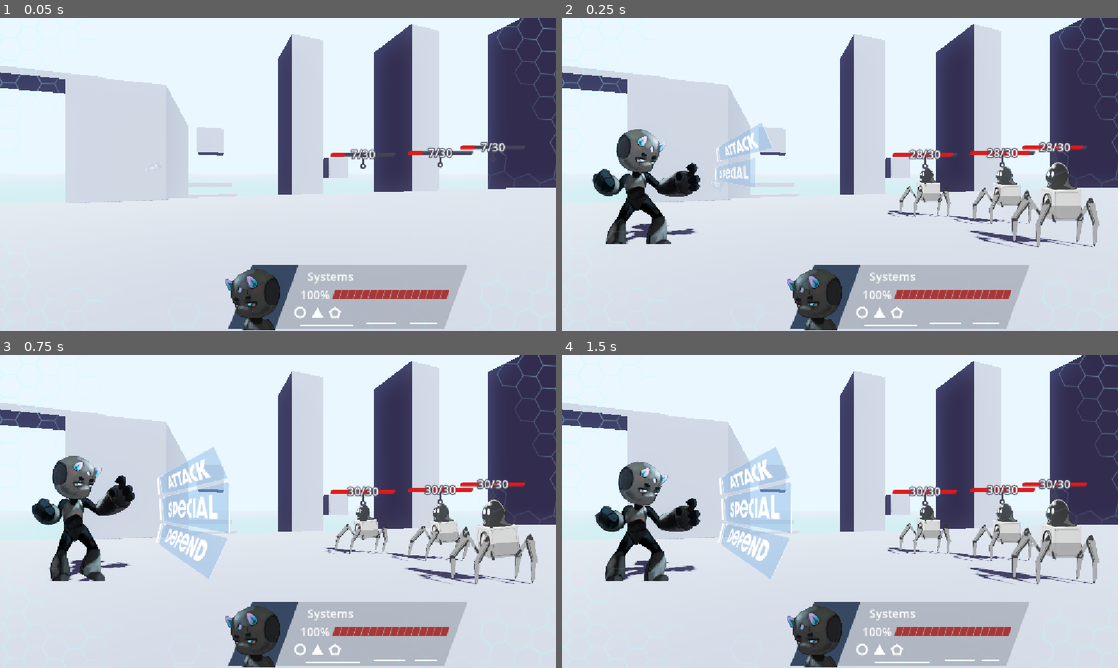
Above: before the commit, frames 1-4 (two rows, left to right).
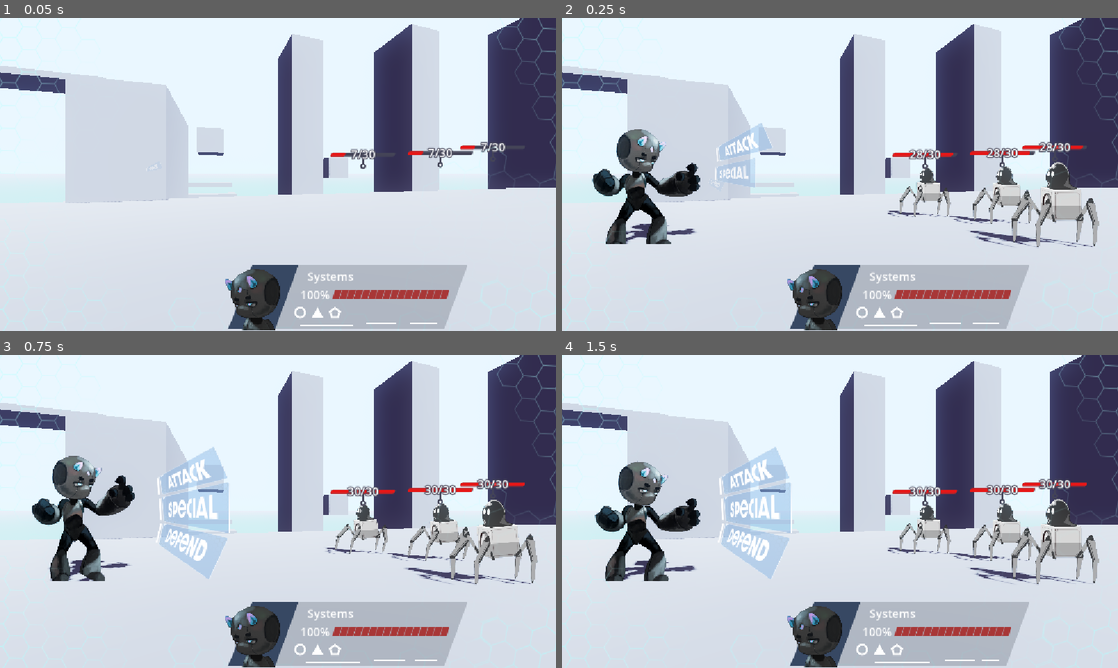
Above: after the commit, the same moments.

Repository: ProgrammerOnCoffee/operation-daemon
Game: Godot game, scene res://scenes/Test/node_2d.tscn
The game is run twice, just before and just after one commit, with the same random seed, the same clock (stepped at 60 frames per second) and the same inputs. This scene is started directly instead of the project's main scene.
Inputs (mouse positions are in pixels of both pictures, inside the frame that each line leads up to):
- Up to frame 1 (0.05 s): no input
- Up to frame 2 (0.25 s): no input
- Up to frame 3 (0.75 s): move the mouse to (400, 495) at 0.52 s; hold Right (select_right) from 0.53 s (still down); hold Space (qte_press) from 0.53 s (still down); click (400, 495) at 0.67 s
- Up to frame 4 (1.5 s): move the mouse to (728, 527) at 1.27 s; release Right (select_right) at 1.28 s; release Space (qte_press) at 1.28 s; hold Left (select_left) from 1.28 s (still down); tap Space (qte_press) at 1.35 s

Frame 1 is identical in both runs. In frame 2, 0.3% of the frame differs, in the area x 61-97%, y 46-74%; in frame 3, 0.2%; in frame 4, 0.3%.

Commit message:
Implement `Entity3D.resolution_scale` for entities with jiggle bones

Diff:
--- a/scenes/Test/Test_room.tscn
+++ b/scenes/Test/Test_room.tscn
@@ -130,8 +130,7 @@
 enemies = [NodePath("../Spider/SubViewport/SlimeSpiderBot"), NodePath("../Spider2/SubViewport/SlimeSpiderBot"), NodePath("../Spider3/SubViewport/SlimeSpiderBot")]
 
 [node name="Player" type="Sprite3D" parent="." unique_id=882970403 node_paths=PackedStringArray("entity", "vp")]
-transform = Transform3D(1, 0, 0, 0, 1, 0, 0, 0, 1, -3.5, 1.425, 0.875)
-pixel_size = 0.005
+transform = Transform3D(0.5, 0, 0, 0, 0.5, 0, 0, 0, 0.5, -3.5, 1.425, 0.875)
 billboard = 2
 alpha_cut = 2
 texture = SubResource("ViewportTexture_tyyuc")
@@ -146,61 +145,71 @@
 transparent_bg = true
 gui_snap_controls_to_pixels = false
 size = Vector2i(544, 560)
+size_2d_override = Vector2i(272, 280)
+size_2d_override_stretch = true
 
 [node name="Player" parent="Player/SubViewport" unique_id=1022515043 instance=ExtResource("2_wh42t")]
-position = Vector2(272, 512)
-scale = Vector2(2, 2)
+position = Vector2(136, 256)
 
 [node name="Spider" type="Sprite3D" parent="." unique_id=956576972 node_paths=PackedStringArray("entity", "vp")]
-transform = Transform3D(1, 0, 0, 0, 1, 0, 0, 0, 1, 3.089, 1.05, 0.278)
+transform = Transform3D(0.5, 0, 0, 0, 0.5, 0, 0, 0, 0.5, 3.089, 1.05, 0.278)
 billboard = 2
 alpha_cut = 2
 texture = SubResource("ViewportTexture_y836a")
 script = ExtResource("1_tyyuc")
 entity = NodePath("SubViewport/SlimeSpiderBot")
 vp = NodePath("SubViewport")
+resolution_scale = 2.0
 metadata/_custom_type_script = "uid://conon11okuvcy"
 
 [node name="SubViewport" type="SubViewport" parent="Spider" unique_id=377793298]
 transparent_bg = true
 gui_snap_controls_to_pixels = false
-size = Vector2i(192, 184)
+size = Vector2i(384, 368)
+size_2d_override = Vector2i(192, 184)
+size_2d_override_stretch = true
 
 [node name="SlimeSpiderBot" parent="Spider/SubViewport" unique_id=198898790 instance=ExtResource("4_y836a")]
 position = Vector2(96, 168)
 
 [node name="Spider2" type="Sprite3D" parent="." unique_id=103047974 node_paths=PackedStringArray("entity", "vp")]
-transform = Transform3D(1, 0, 0, 0, 1, 0, 0, 0, 1, 4.401557, 1.05, 1.6105945)
+transform = Transform3D(0.5, 0, 0, 0, 0.5, 0, 0, 0, 0.5, 4.401557, 1.05, 1.6105945)
 billboard = 2
 alpha_cut = 2
 texture = SubResource("ViewportTexture_wjxyj")
 script = ExtResource("1_tyyuc")
 entity = NodePath("SubViewport/SlimeSpiderBot")
 vp = NodePath("SubViewport")
+resolution_scale = 2.0
 metadata/_custom_type_script = "uid://conon11okuvcy"
 
 [node name="SubViewport" type="SubViewport" parent="Spider2" unique_id=1829644665]
 transparent_bg = true
 gui_snap_controls_to_pixels = false
-size = Vector2i(192, 184)
+size = Vector2i(384, 368)
+size_2d_override = Vector2i(192, 184)
+size_2d_override_stretch = true
 
 [node name="SlimeSpiderBot" parent="Spider2/SubViewport" unique_id=893354821 instance=ExtResource("4_y836a")]
 position = Vector2(96, 168)
 
 [node name="Spider3" type="Sprite3D" parent="." unique_id=1170152533 node_paths=PackedStringArray("entity", "vp")]
-transform = Transform3D(1, 0, 0, 0, 1, 0, 0, 0, 1, 3.5, 1.05, 3.1581638)
+transform = Transform3D(0.5, 0, 0, 0, 0.5, 0, 0, 0, 0.5, 3.5, 1.05, 3.1581638)
 billboard = 2
 alpha_cut = 2
 texture = SubResource("ViewportTexture_6nu88")
 script = ExtResource("1_tyyuc")
 entity = NodePath("SubViewport/SlimeSpiderBot")
 vp = NodePath("SubViewport")
+resolution_scale = 2.0
 metadata/_custom_type_script = "uid://conon11okuvcy"
 
 [node name="SubViewport" type="SubViewport" parent="Spider3" unique_id=1382011300]
 transparent_bg = true
 gui_snap_controls_to_pixels = false
-size = Vector2i(192, 184)
+size = Vector2i(384, 368)
+size_2d_override = Vector2i(192, 184)
+size_2d_override_stretch = true
 
 [node name="SlimeSpiderBot" parent="Spider3/SubViewport" unique_id=2096279511 instance=ExtResource("4_y836a")]
 position = Vector2(96, 168)
--- a/scripts/entity_3d.gd
+++ b/scripts/entity_3d.gd
@@ -42,6 +42,7 @@
 		vp = SubViewport.new()
 		vp.name = &"SubViewport"
 		vp.transparent_bg = true
+		vp.size_2d_override_stretch = true
 		vp.gui_snap_controls_to_pixels = false
 		add_child(vp)
 		vp.owner = owner
@@ -55,10 +56,10 @@
 ## Updates [member pixel_size] and [member vp]'s size according to [member resolution_scale].
 func update_resolution() -> void:
 	if vp and entity:
-		entity.scale = Vector2.ONE * resolution_scale
-		entity.position = -entity.rect.position * resolution_scale
+		entity.position = -entity.rect.position
 		vp.size = entity.rect.size * resolution_scale
-	pixel_size = 0.01 / resolution_scale
+		vp.size_2d_override = entity.rect.size
+		scale = Vector3.ONE / resolution_scale
 
 
 ## Moves this [Entity3D] beside [param to] to prepare for an attack.
@@ -71,9 +72,9 @@
 			+ global_position * Vector3(0, 1, 0)
 			# Move beside other entity
 			+ dir * (
-					# Entity viewport size + self viewport size
-					to.vp.size.x * to.pixel_size
-					+ vp.size.x * pixel_size
+					# Entity rect size + self rect size
+					to.entity.rect.size.x * to.pixel_size
+					+ entity.rect.size.x * pixel_size
 			) / 2, 0.8).finished
 
 
@@ -88,7 +89,7 @@
 func project_point(p: Vector2) -> Vector3:
 	p *= resolution_scale
 	## The size of the viewport, in meters.
-	var size := vp.size * pixel_size
+	var size := entity.rect.size * pixel_size
 	## The global y rotation of this sprite.
 	var rot := global_rotation.y
 	if billboard:
@@ -112,7 +113,7 @@
 ## [param p] in world space.
 func unproject_point(p: Vector3) -> Vector2:
 	## The size of the viewport, in meters.
-	var size := vp.size * pixel_size
+	var size := entity.rect.size * pixel_size
 	## The global y rotation of this sprite.
 	var rot := global_rotation.y
 	if billboard:
